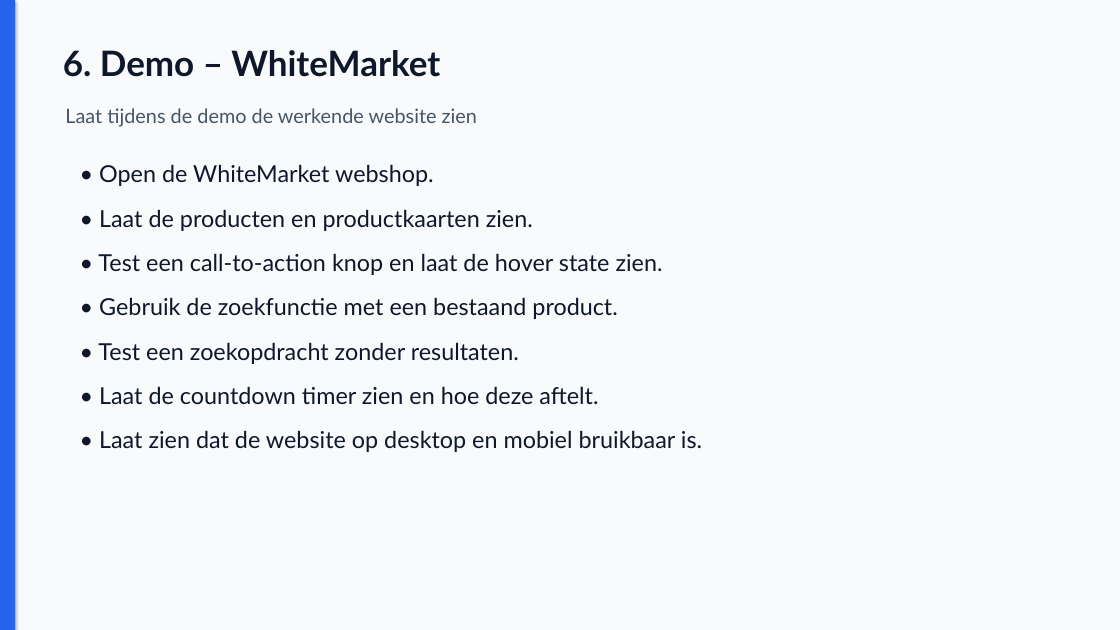
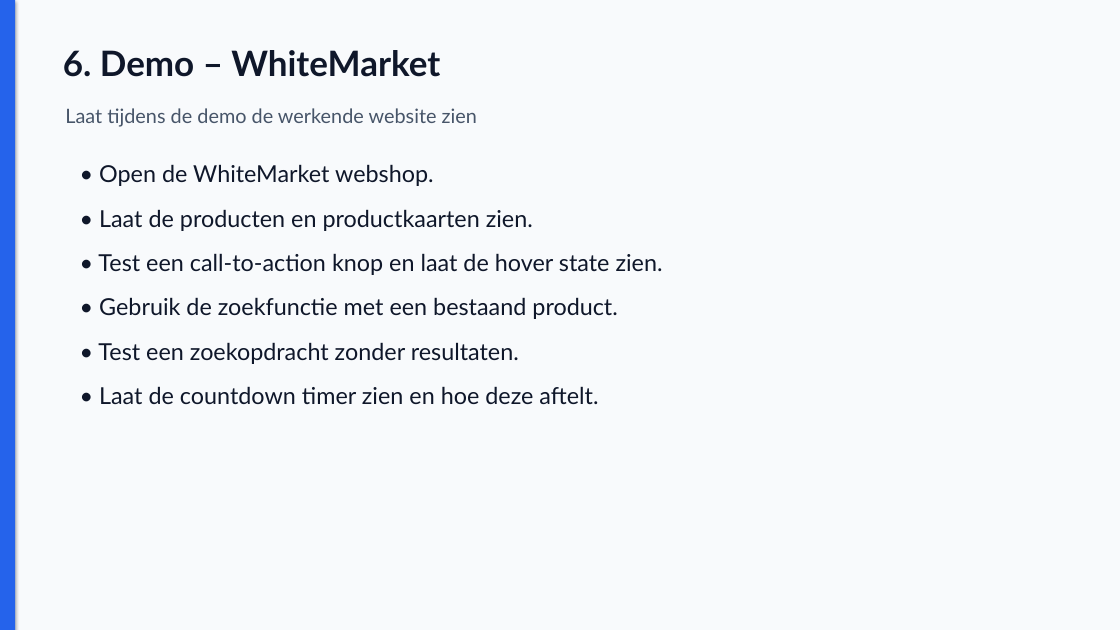
Before and after one commit to shiveshramdhan/Project-Ecommerce-2-Shiv-kad-tyg, a slide deck: slide 7 of documenten/WhiteMarket_Sprint_Review_S5.1.pptx. Drawn at 1120x630 pixels with LibreOffice and Linux fonts; fonts in the diff are those of the drawing. Boxes give left, top, right and bottom in pixels: in the first picture for what was removed or moved away, otherwise in the second. Text is boxed around its words. In the diff, an @@ line names an element or a change of style, - is before the commit and + after.

```diff
--- a/documenten/WhiteMarket_Sprint_Review_S5.1.pptx
+++ b/documenten/WhiteMarket_Sprint_Review_S5.1.pptx
@@ text at [99, 430, 702, 452]: paragraph removed @@
-• Laat zien dat de website op desktop en mobiel bruikbaar is.
```
Also in this commit, not shown: 1 other slide changed, 1 slide added, 1 slide removed, 1 other file.
